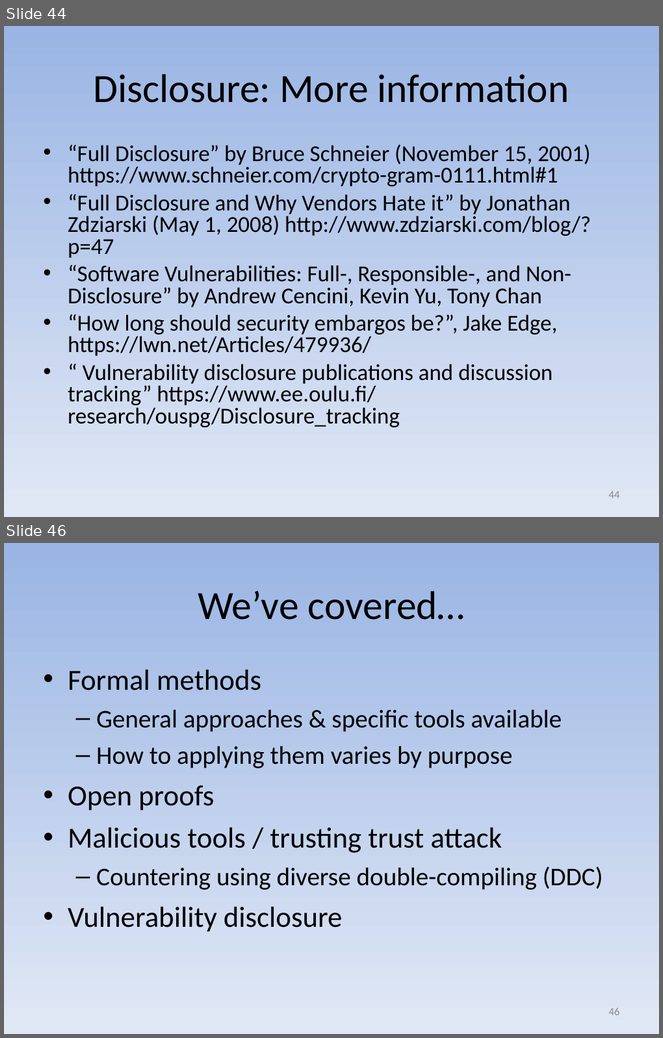
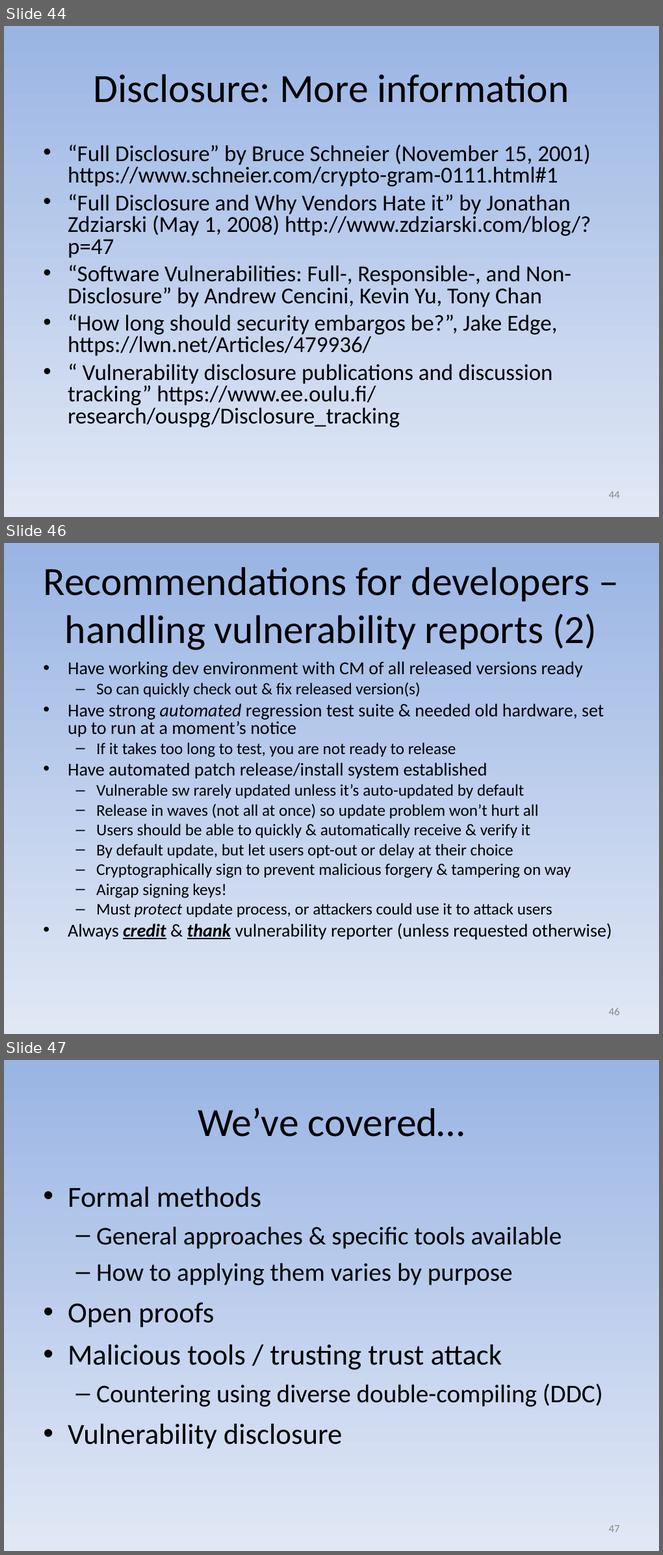
Before and after one commit to david-a-wheeler/david-a-wheeler.github.io, a slide deck: secure-class/presentations/Secure-Software-10-Misc.ppt. Shown one above the other, each under a label of ours: slides 44 and 46 before the commit, slides 44, 46 and 47 after it; the slides between them are not shown. The pictures are 663x1038 and 663x1555 pixels, drawn with LibreOffice and Linux fonts; fonts in the diff are those of the drawing. Boxes give left, top, right and bottom in pixels: in the first picture for what was removed or moved away, otherwise in the second. Text is boxed around its words. In the diff, an @@ line names an element or a change of style, - is before the commit and + after.

```diff
--- a/secure-class/presentations/Secure-Software-10-Misc.ppt
+++ b/secure-class/presentations/Secure-Software-10-Misc.ppt
@@ slide 46 added at [4,543,659,1034], background gradient #9AB5E4 to #E1E8F5 @@
@@ title added at [44,567,597,650], 44 pt, text #000000 @@
+Recommendations for developers – handling vulnerability reports (2)
@@ text added at [68,661,612,940], 18 pt, text #000000 @@
+• Have working dev environment with CM of all released versions ready
+  – So can quickly check out & fix released version(s)
+• Have strong automated regression test suite & needed old hardware, set up to run at a moment’s notice
+  – If it takes too long to test, you are not ready to release
+• Have automated patch release/install system established
+  – Vulnerable sw rarely updated unless it’s auto-updated by default
+  – Release in waves (not all at once) so update problem won’t hurt all
+  – Users should be able to quickly & automatically receive & verify it
+  – By default update, but let users opt-out or delay at their choice
+  – Cryptographically sign to prevent malicious forgery & tampering on way
+  – Airgap signing keys!
+  – Must protect update process, or attackers could use it to attack users
+• Always credit & thank vulnerability reporter (unless requested otherwise)
@@ page number added at [609,1008,620,1016], 12 pt, text #898989 @@
+46
@@ what was slide 46 is now slide 47 @@
@@ page number at [609,1525,620,1533]: text changed @@
-46
+47
```
Also in this commit, not shown: 3 slides changed, 2 other files.
